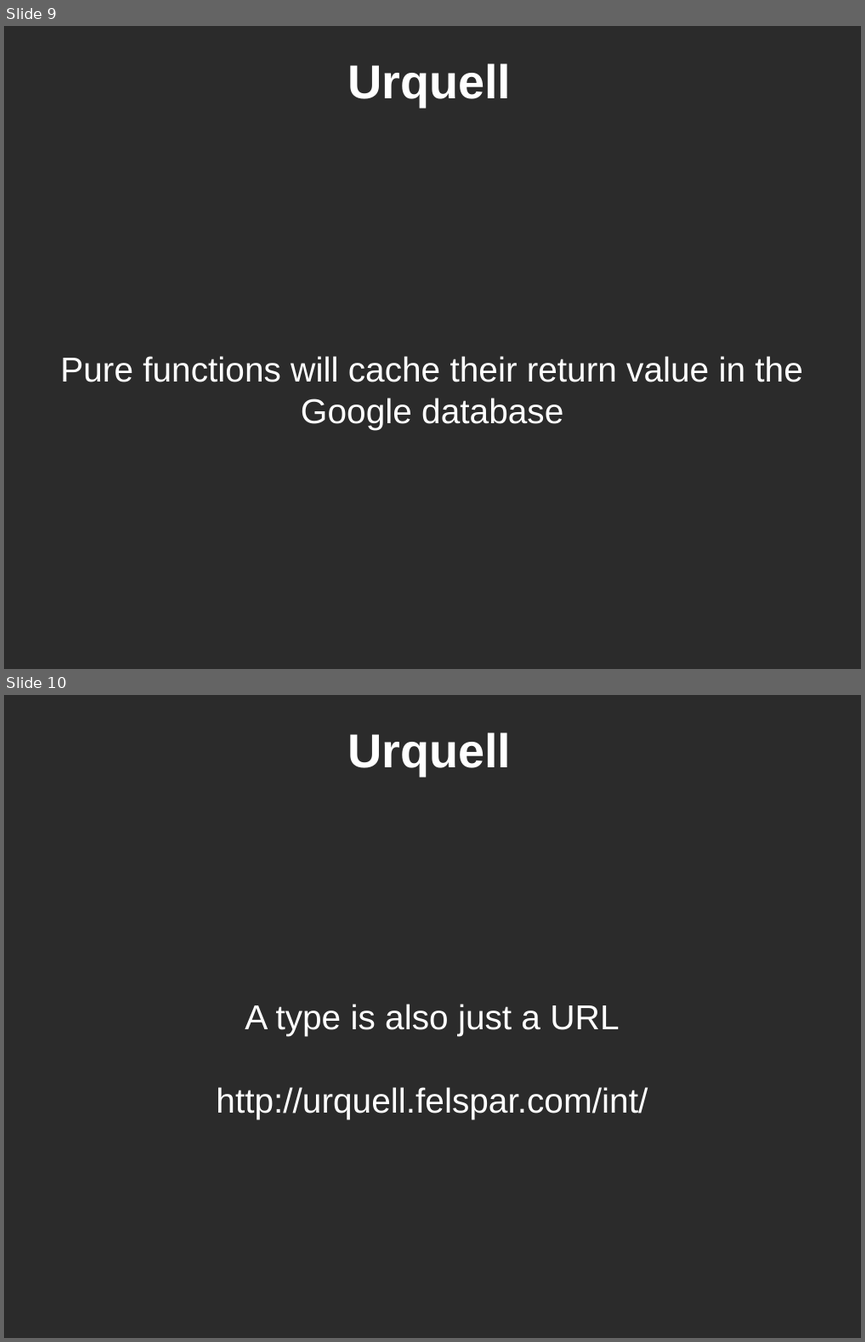
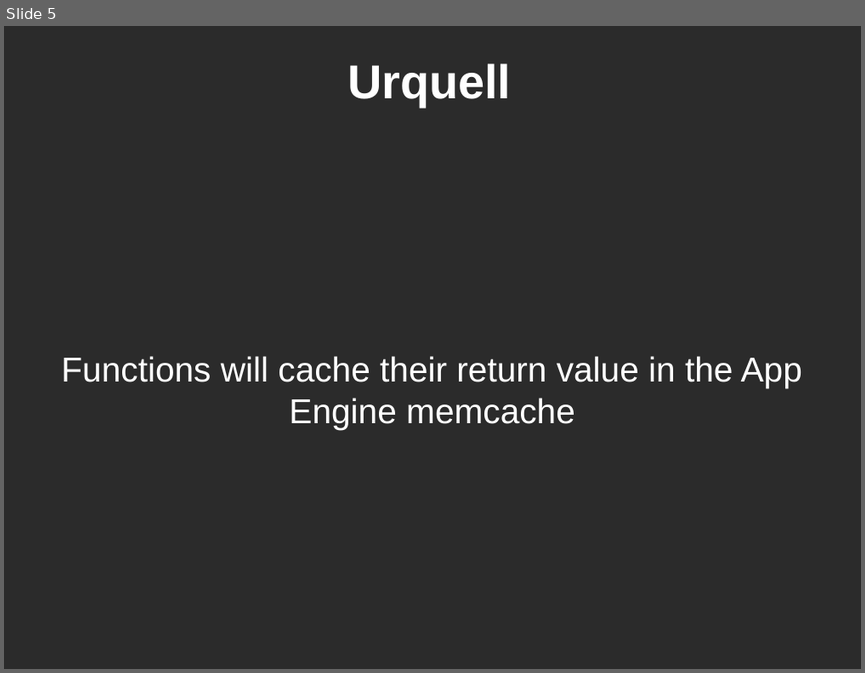
Before and after one commit to KayEss/urquell, a slide deck: Documentation/Introduction to Urquell.odp. Shown one above the other, each under a label of ours: slides 9 and 10 before the commit, slide 5 after it. The pictures are 865x1342 and 865x673 pixels, drawn with LibreOffice and Linux fonts; fonts in the diff are those of the drawing; background and template pictures are left out; a plain dark background stands for a picture behind light text. Boxes give left, top, right and bottom in pixels: in the first picture for what was removed or moved away, otherwise in the second. Text is boxed around its words. In the diff, an @@ line names an element or a change of style, - is before the commit and + after.

Commit message:
Updated the slides to reflect what Urquell can actually do right now.

```diff
--- a/Documentation/Introduction to Urquell.odp
+++ b/Documentation/Introduction to Urquell.odp
@@ slide 10 removed at <box>4,695,861,1338</box>, background picture (left out) @@
@@ title removed at <box>347,732,511,776</box> @@
-Urquell
@@ subtitle removed at <box>216,1004,647,1119</box> @@
-A type is also just a URL
-http://urquell.felspar.com/int/
@@ what was slide 9 is now slide 5 @@
@@ slide 5 changed as well @@
@@ subtitle at <box>61,356,802,429</box>: text changed @@
-Pure functions will cache their return value in the Google database
+Functions will cache their return value in the App Engine memcache
```
Also in this commit, not shown: 4 other slides changed, 5 other slides removed.
